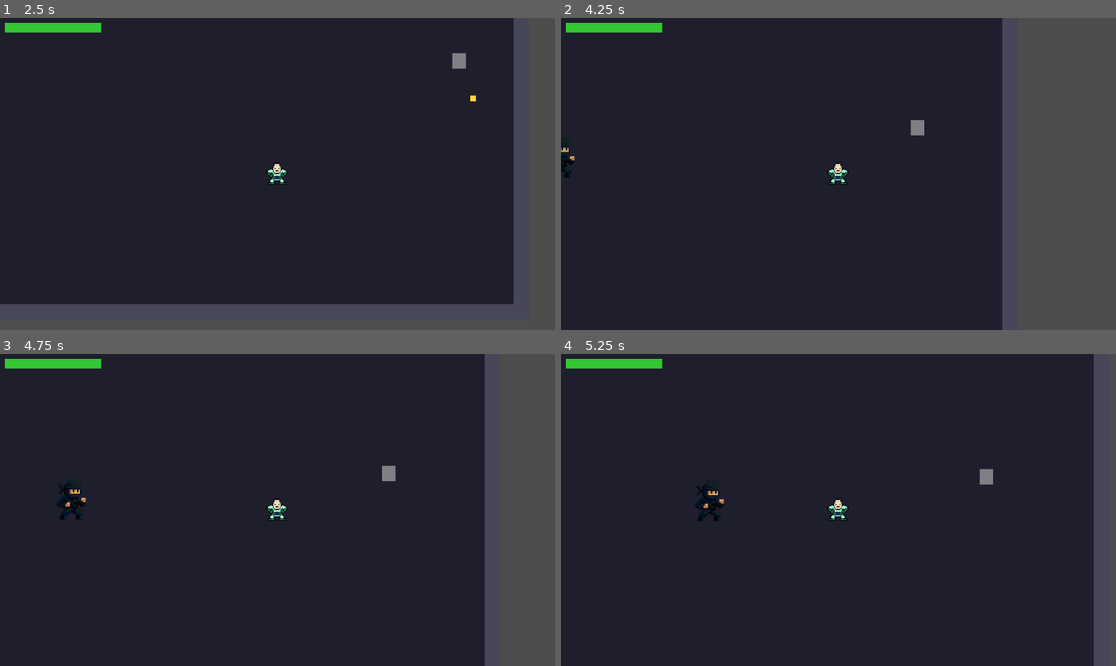
Above: before the commit, frames 1-4 (two rows, left to right).
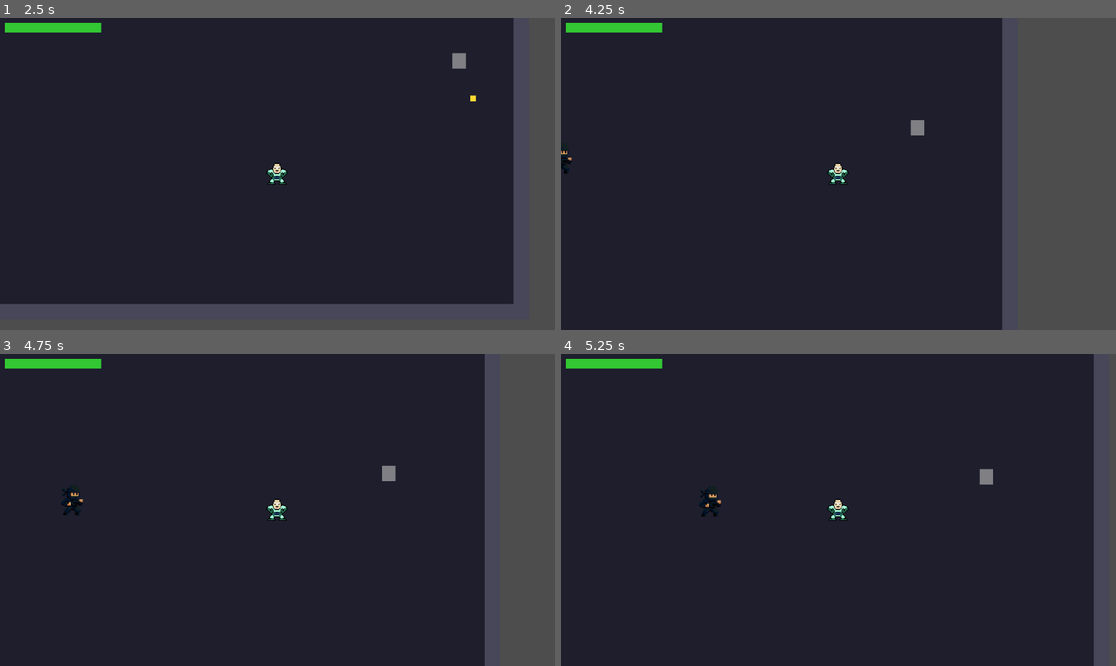
Above: after the commit, the same moments.

Repository: Knarf224/Power_Thief
Game: Godot game, scene res://scenes/ui/HomeScreen.tscn
The game is run twice, just before and just after one commit, with the same random seed, the same clock (stepped at 60 frames per second) and the same inputs.
Inputs (mouse positions are in pixels of both pictures, inside the frame that each line leads up to):
- Up to frame 1 (2.5 s): click "START GAME" at 0.5 s; tap Enter at 1.25 s; move the mouse to (399, 158) at 1.27 s; hold D 1.28-2.03 s; tap 1 at 1.35 s; click (399, 158) at 1.42 s; move the mouse to (166, 189) at 2.02 s; hold S from 2.03 s (still down); tap 2 at 2.1 s
- Up to frame 2 (4.25 s): move the mouse to (894, 105) at 2.77 s; release S at 2.78 s; hold D 2.78-3.53 s; tap 3 at 2.85 s; move the mouse to (810, 236) at 3.52 s; hold W from 3.53 s (still down); tap R at 3.6 s; click (810, 236) at 3.67 s
- Up to frame 3 (4.75 s): move the mouse to (444, 556) at 4.27 s; release W at 4.28 s; hold A from 4.28 s (still down); tap 1 at 4.35 s
- Up to frame 4 (5.25 s): keep holding A; move the mouse to (672, 463) at 5.02 s; tap 2 at 5.1 s

Frame 1 is identical in both runs. In frame 2, less than 0.1% of the frame differs, in the area x 0-3%, y 41-52%; in frame 3, 0.2%; in frame 4, 0.2%, in the area x 24-30%, y 40-54%.

Commit message:
Scale Assassin sprite down 25% (3x -> 2.25x)
Co-Authored-By: Claude Sonnet 4.6 <noreply@anthropic.com>

Diff:
--- a/scenes/enemies/Assassin.tscn
+++ b/scenes/enemies/Assassin.tscn
@@ -14,5 +14,5 @@
 
 [node name="Visual" type="Sprite2D" parent="."]
 texture_filter = 1
-scale = Vector2(3, 3)
+scale = Vector2(2.25, 2.25)
 texture = ExtResource("2")
